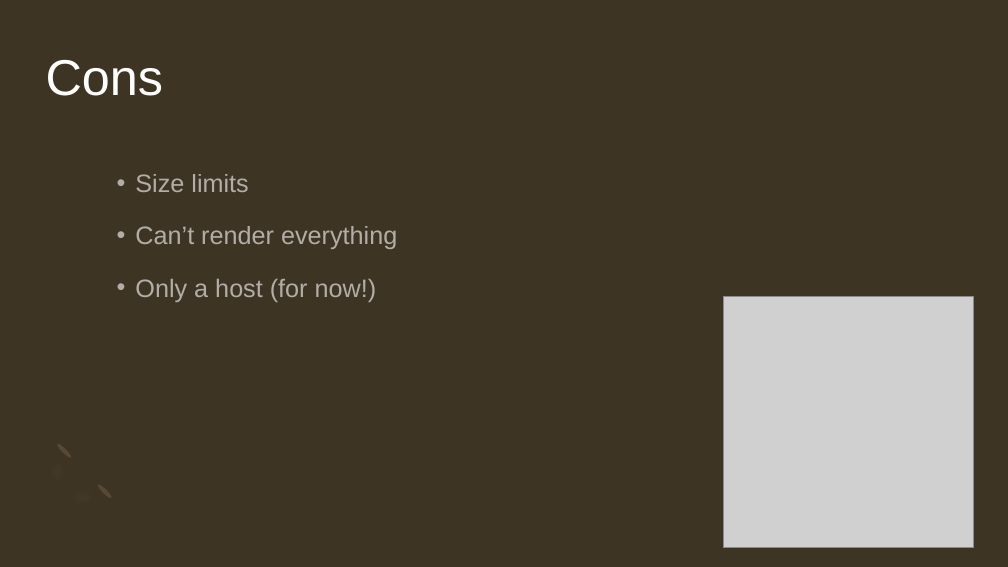
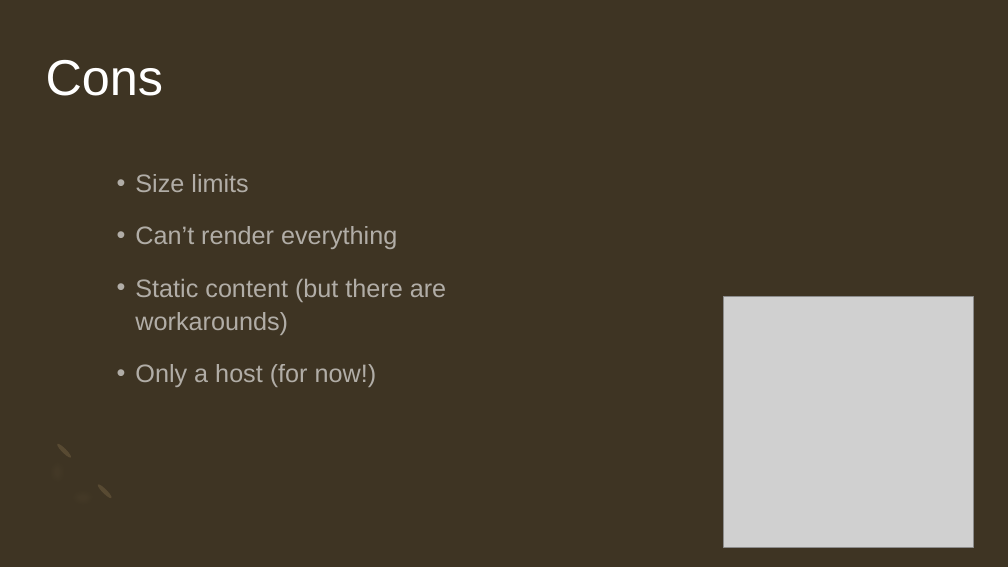
Before and after one commit to JoanneStasiak/JupyterNotebook, a slide deck: slide 5 of Github and jupyter.pptx. Drawn at 1008x567 pixels with LibreOffice and Linux fonts; fonts in the diff are those of the drawing; grey boxes stand for pictures. Boxes give left, top, right and bottom in pixels: in the first picture for what was removed or moved away, otherwise in the second. Text is boxed around its words. In the diff, an @@ line names an element or a change of style, - is before the commit and + after.

```diff
--- a/Github and jupyter.pptx
+++ b/Github and jupyter.pptx
@@ text at [135, 279, 446, 335]: paragraph added @@
+• Static content (but there are workarounds)
```
Also in this commit, not shown: 1 other slide changed, 3 other files.
